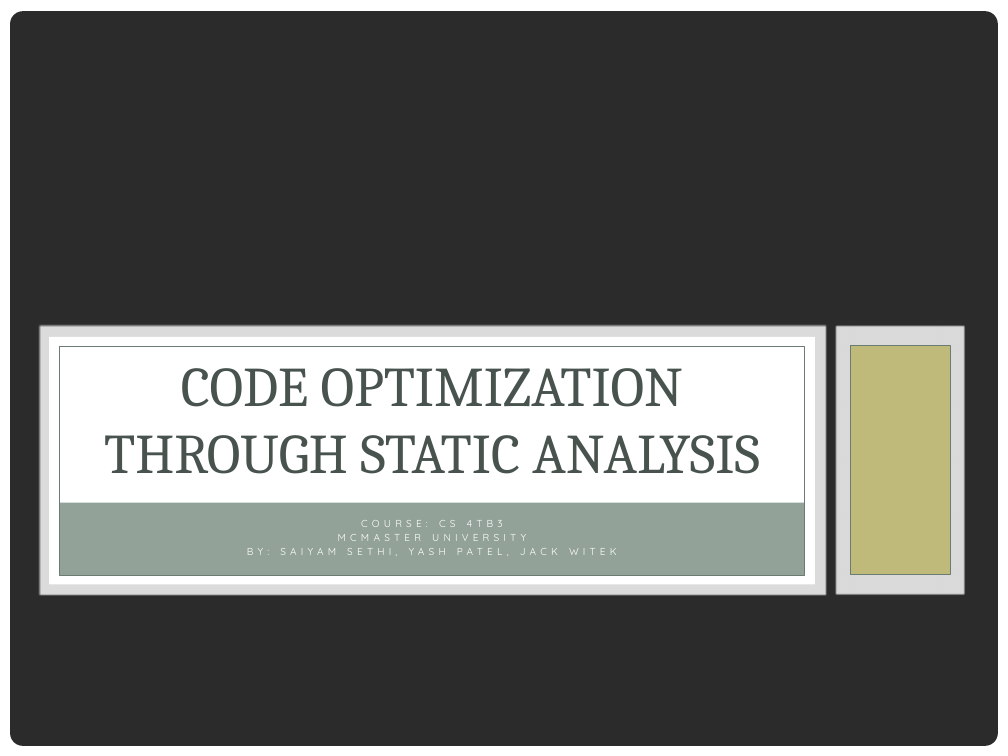
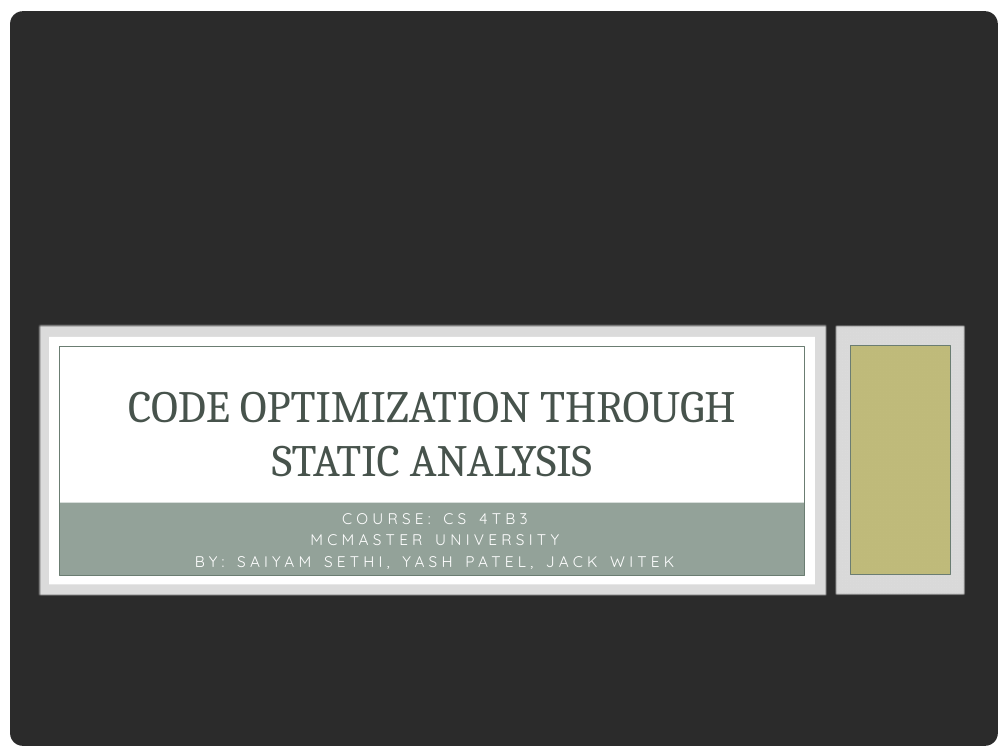
Before and after one commit to saiyamsethi5/4tb3-static-analysis, a slide deck: slide 1 of Presentation/Presentation.pptx. Drawn at 1008x756 pixels with LibreOffice and Linux fonts; fonts in the diff are those of the drawing; background and template pictures are left out; a plain dark background stands for a picture behind light text. Boxes give left, top, right and bottom in pixels: in the first picture for what was removed or moved away, otherwise in the second. Text is boxed around its words. In the diff, an @@ line names an element or a change of style, - is before the commit and + after.

```diff
--- a/Presentation/Presentation.pptx
+++ b/Presentation/Presentation.pptx
@@ title "CODE OPTIMIZATION THROUGH STATIC ANALYSIS" at (128, 391, 735, 477): size 40 to 32 pt @@
@@ subtitle "COURSE: CS 4TB3": place and size @@
-subtitle "COURSE: CS 4TB3" at (247, 548, 263, 555)
+subtitle "COURSE: CS 4TB3" at (195, 513, 674, 569)
@@ subtitle "COURSE: CS 4TB3" at (195, 513, 674, 569): size 7.2 to 11 pt @@
```
Also in this commit, not shown: 5 other slides changed, 2 slides removed.
